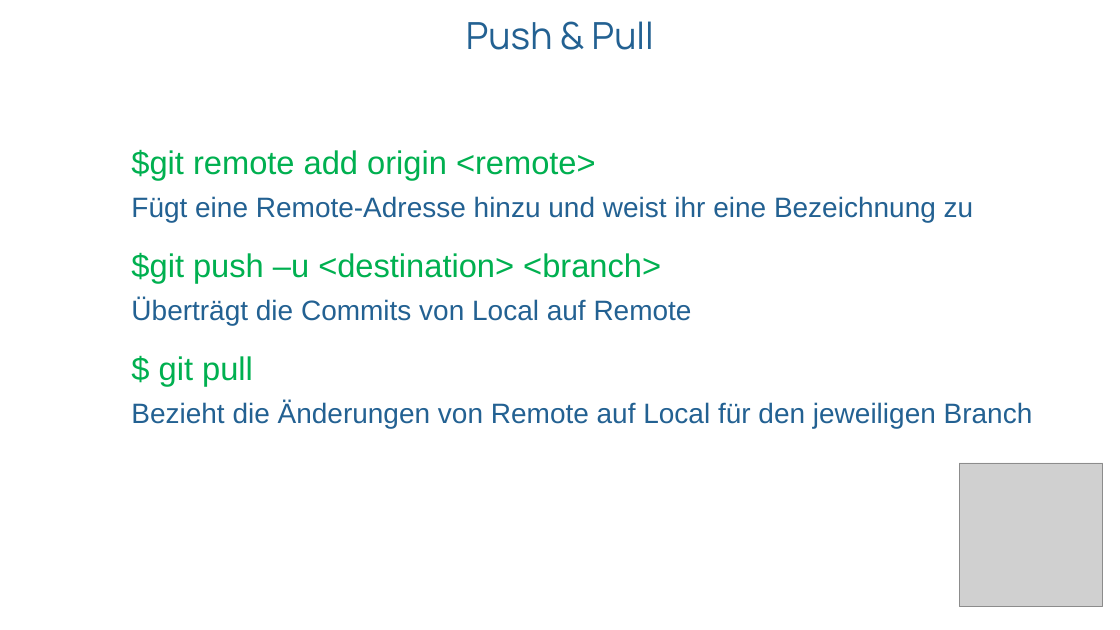
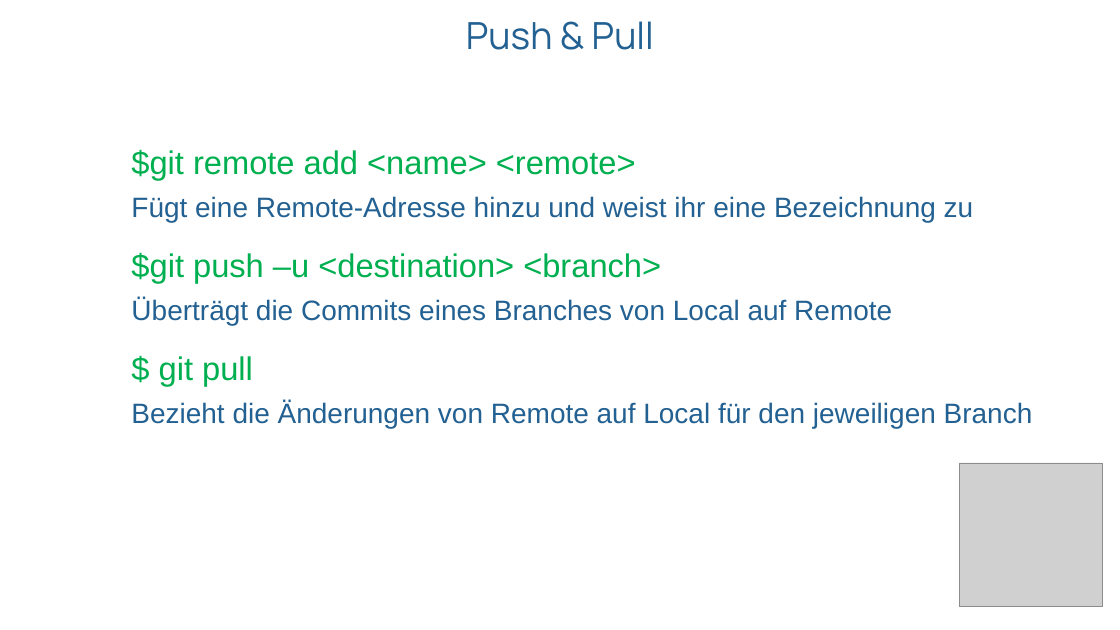
Before and after one commit to win10trainer/gtt, a slide deck: slide 12 of Git&GitHub.pptx. Drawn at 1120x630 pixels with LibreOffice and Linux fonts; fonts in the diff are those of the drawing; grey boxes stand for pictures; background and template pictures are left out. Boxes give left, top, right and bottom in pixels: in the first picture for what was removed or moved away, otherwise in the second. Text is boxed around its words. In the diff, an @@ line names an element or a change of style, - is before the commit and + after.

```diff
--- a/Git&GitHub.pptx
+++ b/Git&GitHub.pptx
@@ text at bbox=[131, 149, 636, 180]: text changed @@
-$git remote add origin <remote>
+$git remote add <name> <remote>
@@ text at bbox=[131, 298, 892, 325]: text changed @@
-Überträgt die Commits von Local auf Remote
+Überträgt die Commits eines Branches von Local auf Remote
```
Also in this commit, not shown: 6 other slides changed, 1 slide added.
